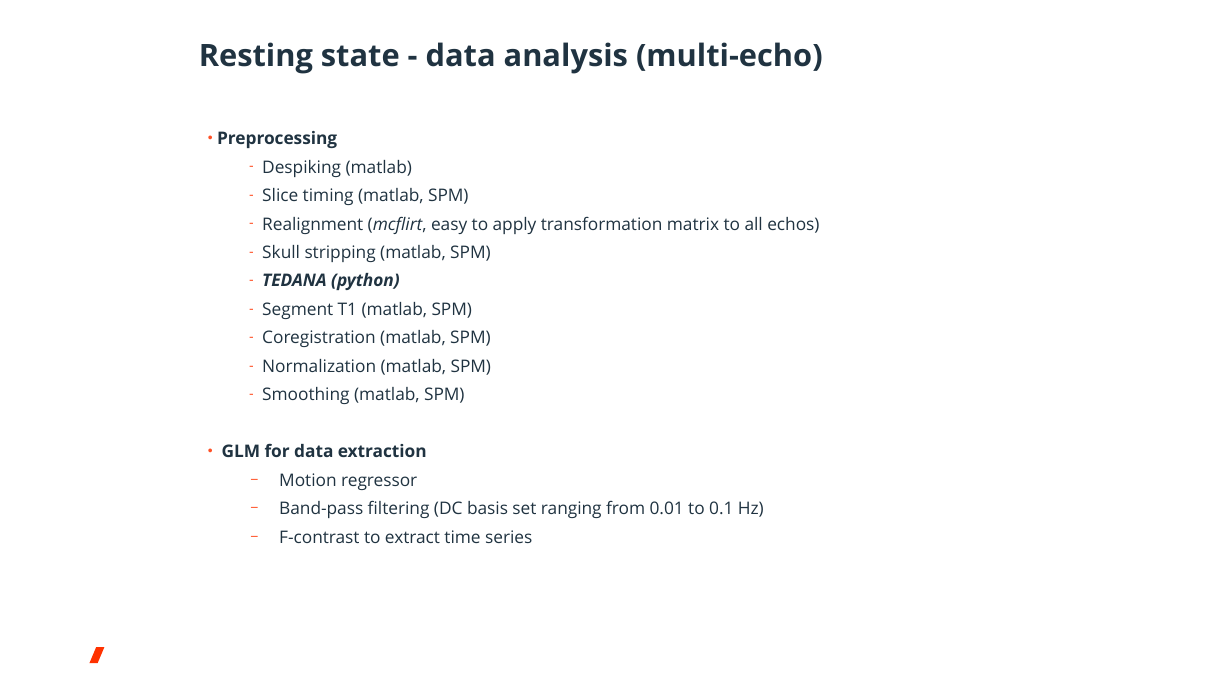
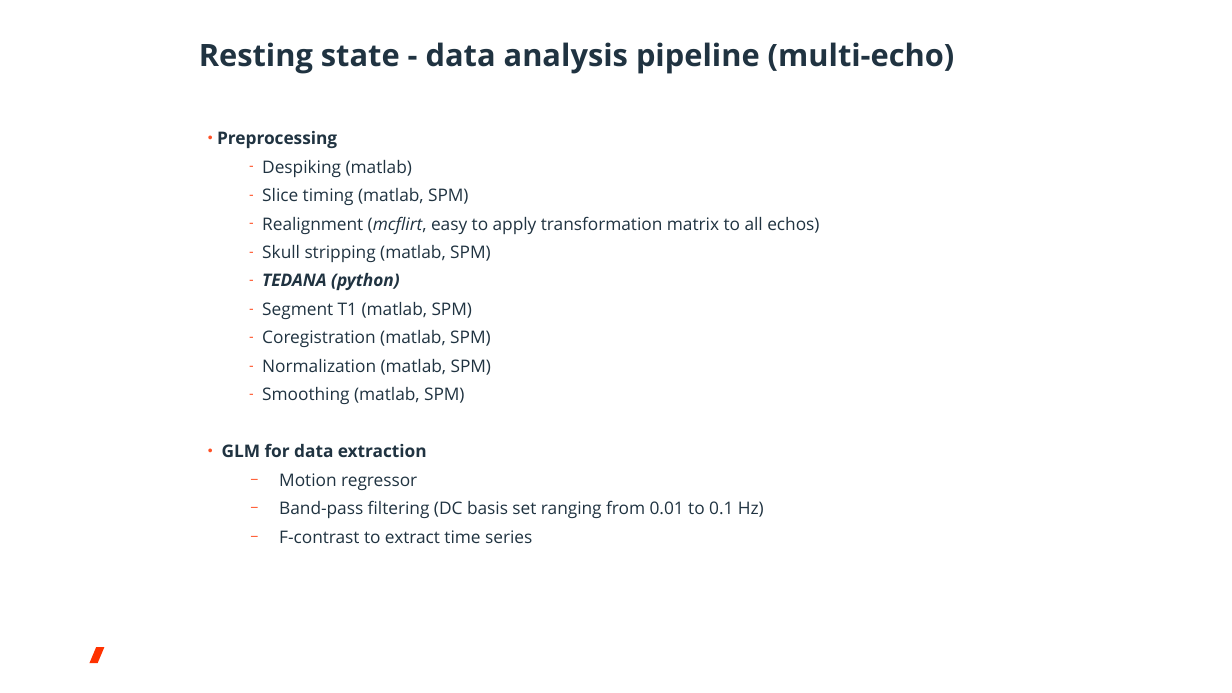
Before and after one commit to da-wi/workshop_brainfood, a slide deck: slide 11 of slides/brainfood_DCM_workshop.pptx (slide 16 before the commit). Drawn at 1232x693 pixels with LibreOffice and Linux fonts; fonts in the diff are those of the drawing; background and template pictures are left out. Boxes give left, top, right and bottom in pixels: in the first picture for what was removed or moved away, otherwise in the second. Text is boxed around its words. In the diff, an @@ line names an element or a change of style, - is before the commit and + after.

```diff
--- a/slides/brainfood_DCM_workshop.pptx
+++ b/slides/brainfood_DCM_workshop.pptx
@@ title at bbox=[199, 42, 955, 74]: text changed @@
-Resting state - data analysis (multi-echo)
+Resting state - data analysis pipeline (multi-echo)
```
Also in this commit, not shown: 1 other slide changed.
